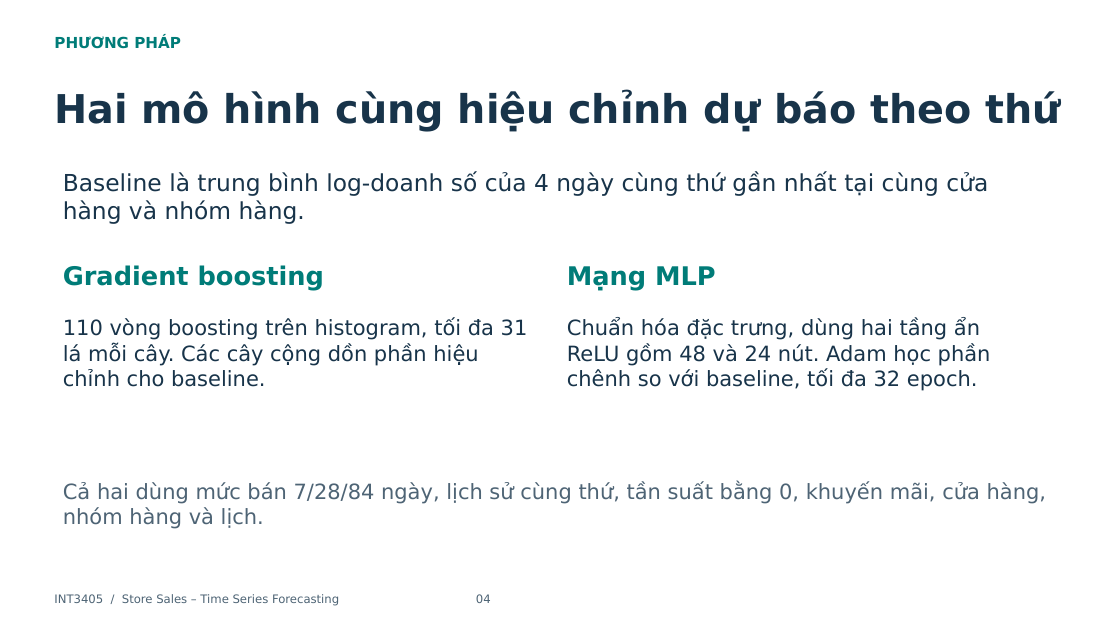
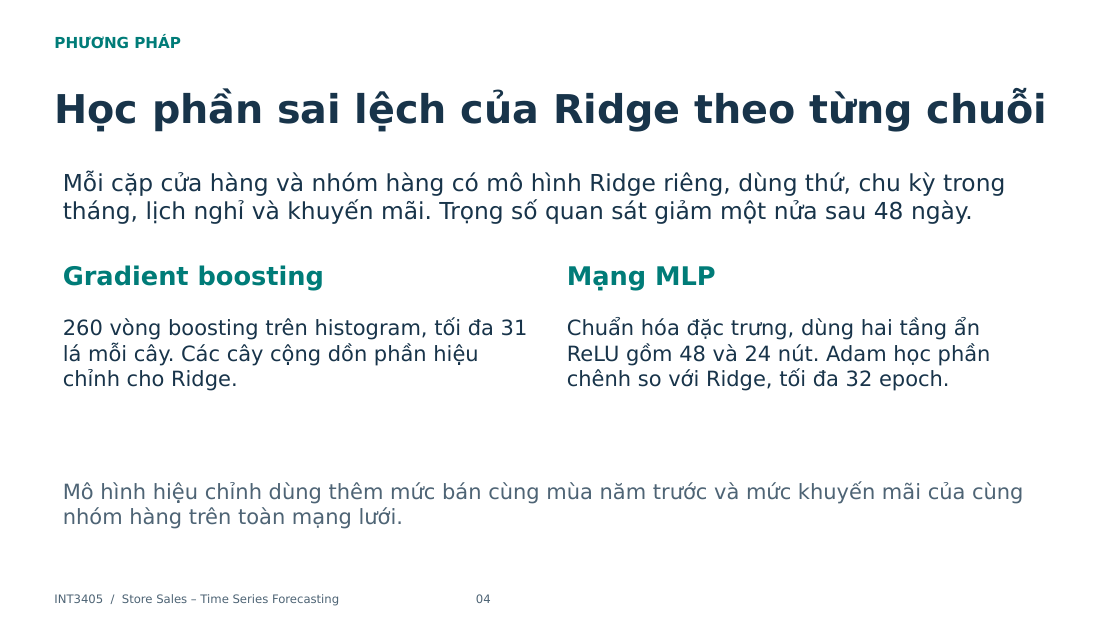
Before and after one commit to nchh06/ML_store_sales, a slide deck: slide 4 of report.pptx. Drawn at 1120x630 pixels with LibreOffice and Linux fonts; fonts in the diff are those of the drawing. Boxes give left, top, right and bottom in pixels: in the first picture for what was removed or moved away, otherwise in the second. Text is boxed around its words. In the diff, an @@ line names an element or a change of style, - is before the commit and + after.

Commit message:
feat: improve Favorita forecasts with local ridge and seasonal training

```diff
--- a/report.pptx
+++ b/report.pptx
@@ text at [54, 91, 1048, 132]: text changed @@
-Hai mô hình cùng hiệu chỉnh dự báo theo thứ
+Học phần sai lệch của Ridge theo từng chuỗi
@@ text at [63, 172, 1005, 224]: text changed @@
-Baseline là trung bình log-doanh số của 4 ngày cùng thứ gần nhất tại cùng cửa hàng và nhóm hàng.
+Mỗi cặp cửa hàng và nhóm hàng có mô hình Ridge riêng, dùng thứ, chu kỳ trong tháng, lịch nghỉ và khuyến mãi. Trọng số quan sát giảm một nửa sau 48 ngày.
@@ text at [63, 318, 528, 391]: text changed @@
-110 vòng boosting trên histogram, tối đa 31 lá mỗi cây. Các cây cộng dồn phần hiệu chỉnh cho baseline.
+260 vòng boosting trên histogram, tối đa 31 lá mỗi cây. Các cây cộng dồn phần hiệu chỉnh cho Ridge.
@@ text at [567, 318, 991, 391]: text changed @@
-Chuẩn hóa đặc trưng, dùng hai tầng ẩn ReLU gồm 48 và 24 nút. Adam học phần chênh so với baseline, tối đa 32 epoch.
+Chuẩn hóa đặc trưng, dùng hai tầng ẩn ReLU gồm 48 và 24 nút. Adam học phần chênh so với Ridge, tối đa 32 epoch.
@@ text at [63, 482, 1023, 529]: text changed @@
-Cả hai dùng mức bán 7/28/84 ngày, lịch sử cùng thứ, tần suất bằng 0, khuyến mãi, cửa hàng, nhóm hàng và lịch.
+Mô hình hiệu chỉnh dùng thêm mức bán cùng mùa năm trước và mức khuyến mãi của cùng nhóm hàng trên toàn mạng lưới.
```
Also in this commit, not shown: 6 other slides changed, 1 slide added, 7 other files.
